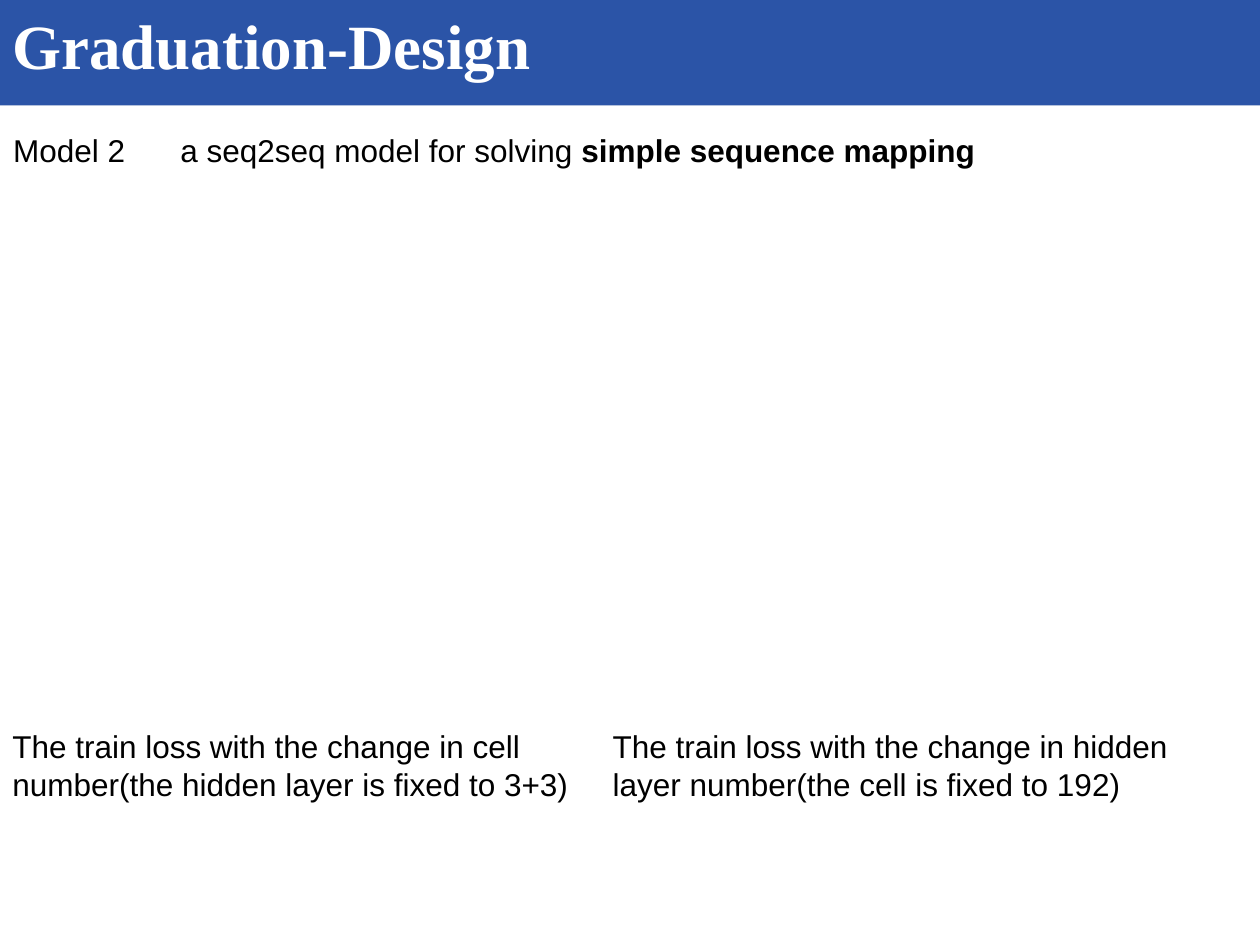
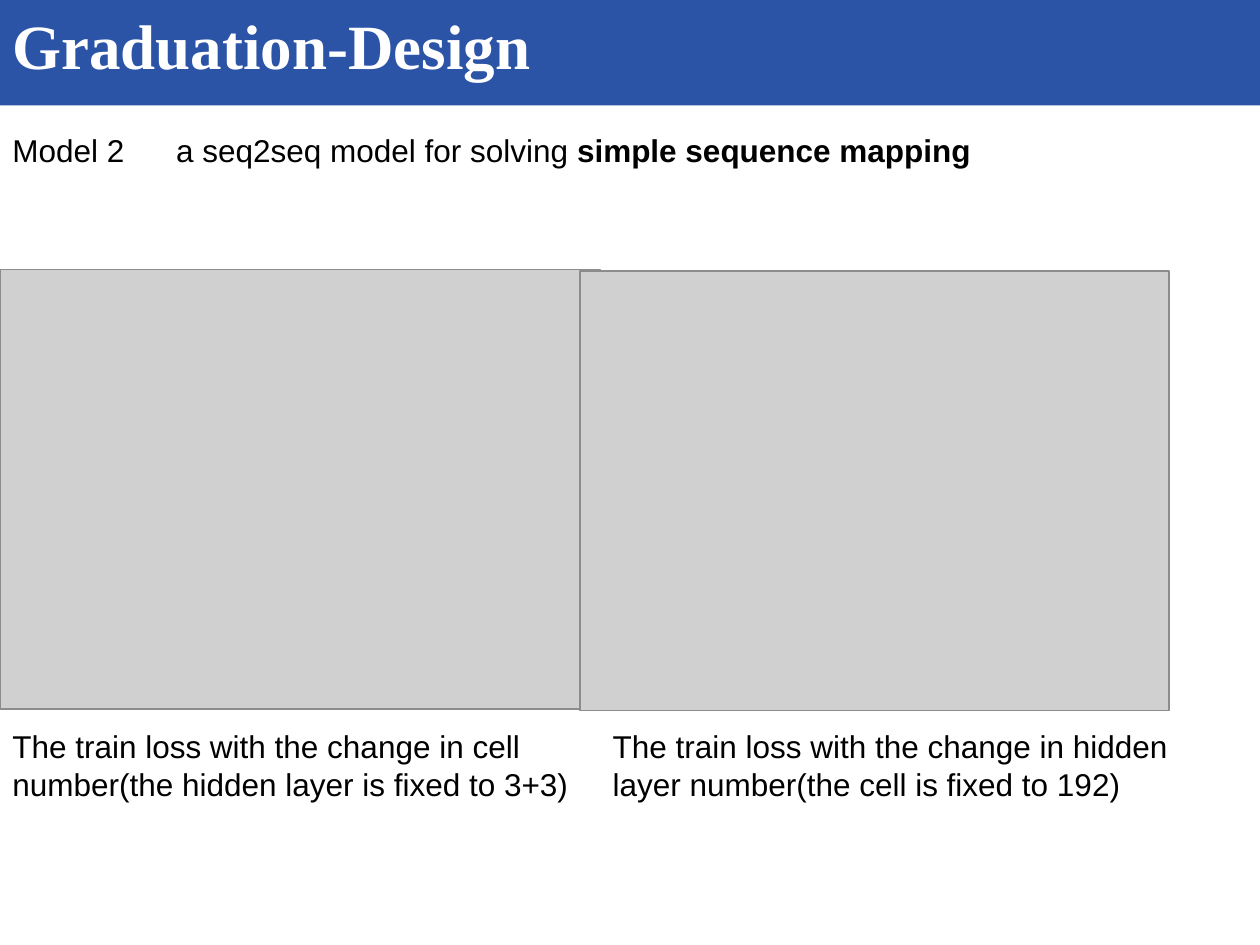
Before and after one commit to RunningPhoton/Graduation-Design, a slide deck: slide 4 of Weekly Report.pptx. Drawn at 1260x945 pixels with LibreOffice and Linux fonts; fonts in the diff are those of the drawing; grey boxes stand for pictures; background and template pictures are left out. Boxes give left, top, right and bottom in pixels: in the first picture for what was removed or moved away, otherwise in the second. Text is boxed around its words. In the diff, an @@ line names an element or a change of style, - is before the commit and + after.

```diff
--- a/Weekly Report.pptx
+++ b/Weekly Report.pptx
@@ text "a seq2seq model for solving ...": place and size @@
-text "a seq2seq model for solving ..." at box(180, 139, 975, 168)
+text "a seq2seq model for solving ..." at box(176, 139, 970, 168)
@@ picture added at box(0, 270, 600, 709) @@
@@ picture added at box(580, 271, 1169, 711) @@
```
Also in this commit, not shown: 5 other slides changed, 7 other files.
